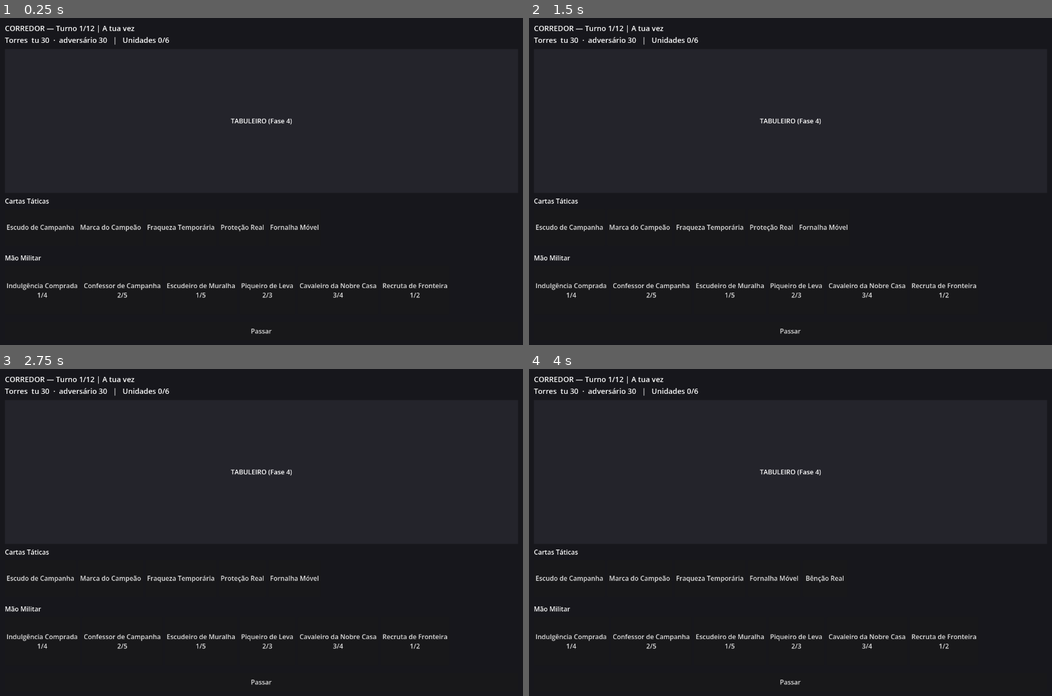
Above: before the commit, frames 1-4 (two rows, left to right).
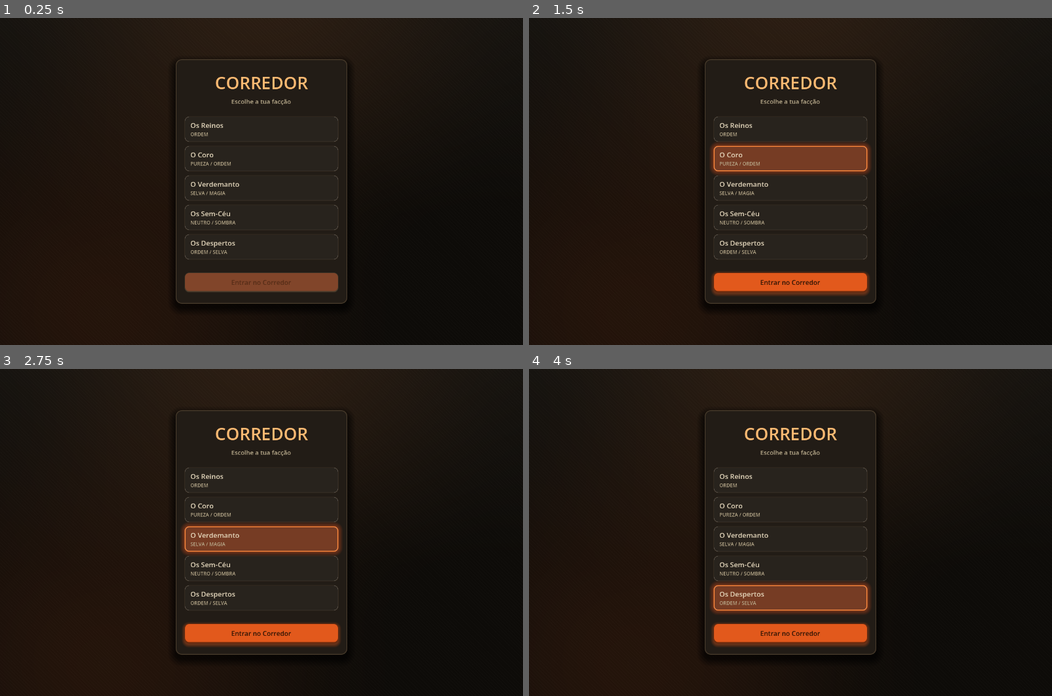
Above: after the commit, the same moments.

Repository: NEWTOWN-BORGES/CORREDOR-Godot
Game: Godot game, scene res://scenes/MainMenu.tscn
The game is run twice, just before and just after one commit, with the same random seed, the same clock (stepped at 60 frames per second) and the same inputs. Before the commit the project starts from res://scenes/Game.tscn.
Inputs (mouse positions are in pixels of both pictures, inside the frame that each line leads up to):
- Up to frame 1 (0.25 s): no input
- Up to frame 2 (1.5 s): click (790, 129) at 0.52 s; click (790, 158) at 1.27 s
- Up to frame 3 (2.75 s): click (261, 539) at 2.02 s
- Up to frame 4 (4 s): click (790, 568) at 2.77 s; click (790, 597) at 3.52 s

The runs differ from the first frame. In frame 1, 34% of the frame differs, in the area x 0-100%, y 2-97%; in frame 2, 38%; in frame 3, 38%; in frame 4, 38%.

Commit message:
Fase 3: menu e escolha de faccao
Palette.gd       cores copiadas das variaveis :root do style.css
background.gdshader  fundo do body (2 gradientes radiais + riscas + gradiente vertical)
UITheme.gd       .menu-card, .faction-option, .btn-ember e .btn-ghost
Session.gd       autoload que leva a escolha do menu para a cena de jogo
MenuController.gd  traducao de buildFactionMenu() e startGame()
MainMenu.tscn    passa a ser a cena inicial

UIController le agora a faccao da Session em vez de a ter fixa no codigo.

test_menu.gd + TestMenu.tscn: 22/22
Corre como cena, nao com --script: em --script os autoloads nao sao
instanciados e nem o MenuController compila.
  godot --headless --path . res://scenes/TestMenu.tscn

Co-Authored-By: Claude <noreply@anthropic.com>

Diff:
--- /dev/null
+++ b/assets/shaders/background.gdshader
@@ -0,0 +1,46 @@
+shader_type canvas_item;
+
+// Fundo do CORREDOR — tradução do `background` do body no style.css:
+//   radial-gradient(ellipse at 50% 0%,  rgba(255,122,41,0.08), transparent 55%)
+//   radial-gradient(ellipse at 20% 90%, rgba(226, 89,28,0.10), transparent 60%)
+//   repeating-linear-gradient(135deg, ...)  -> riscas diagonais ténues
+//   linear-gradient(180deg, stone-900, stone-950 60%)
+
+uniform vec3 stone_900 : source_color = vec3(0.086, 0.075, 0.059);
+uniform vec3 stone_950 : source_color = vec3(0.051, 0.043, 0.031);
+uniform vec3 glow_top : source_color = vec3(1.0, 0.478, 0.161);
+uniform vec3 glow_bottom : source_color = vec3(0.886, 0.349, 0.110);
+
+uniform float glow_top_alpha = 0.08;
+uniform float glow_bottom_alpha = 0.10;
+uniform float stripe_alpha = 0.015;
+
+// Proporção do ecrã, para as elipses não ficarem esticadas.
+uniform vec2 viewport_size = vec2(1280.0, 800.0);
+
+void fragment() {
+	vec2 uv = UV;
+
+	// linear-gradient(180deg, stone-900, stone-950 60%)
+	vec3 col = mix(stone_900, stone_950, clamp(uv.y / 0.6, 0.0, 1.0));
+
+	float aspect = viewport_size.x / max(viewport_size.y, 1.0);
+
+	// Elipse superior ao centro (50% 0%), a desvanecer até 55%
+	vec2 d_top = vec2((uv.x - 0.5) * aspect, uv.y - 0.0);
+	float f_top = 1.0 - smoothstep(0.0, 0.55 * aspect, length(d_top));
+	col += glow_top * (glow_top_alpha * f_top);
+
+	// Elipse inferior esquerda (20% 90%), a desvanecer até 60%
+	vec2 d_bot = vec2((uv.x - 0.2) * aspect, uv.y - 0.9);
+	float f_bot = 1.0 - smoothstep(0.0, 0.60 * aspect, length(d_bot));
+	col += glow_bottom * (glow_bottom_alpha * f_bot);
+
+	// Riscas diagonais a 135°, 2px opacas em cada 6px
+	vec2 px = uv * viewport_size;
+	float diag = (px.x - px.y) * 0.7071;
+	float stripe = step(mod(diag, 6.0), 2.0);
+	col += vec3(1.0) * (stripe_alpha * stripe);
+
+	COLOR = vec4(col, 1.0);
+}
--- a/project.godot
+++ b/project.godot
@@ -16,12 +16,13 @@
 
 config/name="CORREDOR - TCG"
 config/description="1v1 Tower Siege Card Game - Godot Version"
-run/main_scene="res://scenes/Game.tscn"
+run/main_scene="res://scenes/MainMenu.tscn"
 config/features=PackedStringArray("4.7", "Mobile")
 
 [autoload]
 
 Cards="*res://scripts/CardLoader.gd"
+Session="*res://scripts/Session.gd"
 
 [display]
 
--- /dev/null
+++ b/scenes/MainMenu.tscn
@@ -0,0 +1,73 @@
+[gd_scene load_steps=4 format=3 uid="uid://bq2menu4corredor"]
+
+[ext_resource type="Script" path="res://scripts/MenuController.gd" id="1_menu"]
+[ext_resource type="Shader" path="res://assets/shaders/background.gdshader" id="2_bg"]
+
+[sub_resource type="ShaderMaterial" id="ShaderMaterial_bg"]
+shader = ExtResource("2_bg")
+
+[node name="MainMenu" type="Control"]
+layout_mode = 3
+anchors_preset = 15
+anchor_right = 1.0
+anchor_bottom = 1.0
+grow_horizontal = 2
+grow_vertical = 2
+script = ExtResource("1_menu")
+
+[node name="Background" type="ColorRect" parent="."]
+material = SubResource("ShaderMaterial_bg")
+layout_mode = 1
+anchors_preset = 15
+anchor_right = 1.0
+anchor_bottom = 1.0
+grow_horizontal = 2
+grow_vertical = 2
+
+[node name="Center" type="CenterContainer" parent="."]
+layout_mode = 1
+anchors_preset = 15
+anchor_right = 1.0
+anchor_bottom = 1.0
+offset_left = 20.0
+offset_top = 20.0
+offset_right = -20.0
+offset_bottom = -20.0
+grow_horizontal = 2
+grow_vertical = 2
+
+[node name="MenuCard" type="PanelContainer" parent="Center"]
+custom_minimum_size = Vector2(420, 0)
+layout_mode = 2
+
+[node name="Layout" type="VBoxContainer" parent="Center/MenuCard"]
+layout_mode = 2
+theme_override_constants/separation = 6
+
+[node name="Title" type="Label" parent="Center/MenuCard/Layout"]
+layout_mode = 2
+text = "CORREDOR"
+horizontal_alignment = 1
+
+[node name="Subtitle" type="Label" parent="Center/MenuCard/Layout"]
+layout_mode = 2
+text = "Escolhe a tua facção"
+horizontal_alignment = 1
+
+[node name="Spacer" type="Control" parent="Center/MenuCard/Layout"]
+custom_minimum_size = Vector2(0, 14)
+layout_mode = 2
+
+[node name="FactionList" type="VBoxContainer" parent="Center/MenuCard/Layout"]
+layout_mode = 2
+theme_override_constants/separation = 10
+
+[node name="Spacer2" type="Control" parent="Center/MenuCard/Layout"]
+custom_minimum_size = Vector2(0, 20)
+layout_mode = 2
+
+[node name="StartButton" type="Button" parent="Center/MenuCard/Layout"]
+custom_minimum_size = Vector2(0, 48)
+layout_mode = 2
+disabled = true
+text = "Entrar no Corredor"
--- /dev/null
+++ b/scenes/TestMenu.tscn
@@ -0,0 +1,6 @@
+[gd_scene load_steps=2 format=3 uid="uid://c8testmenucorredor"]
+
+[ext_resource type="Script" path="res://scripts/test_menu.gd" id="1_test"]
+
+[node name="TestMenu" type="Node"]
+script = ExtResource("1_test")
--- /dev/null
+++ b/scripts/MenuController.gd
@@ -0,0 +1,154 @@
+extends Control
+
+# Menu inicial — tradução de buildFactionMenu() e startGame() do
+# js/ui-controller.js do web.
+#
+# Cada facção mostra o nome e os alinhamentos que tem, tal como no web
+# (`aligns.join(' / ')`). O adversário é sorteado entre as outras facções.
+
+const GAME_SCENE := "res://scenes/Game.tscn"
+
+var _chosen_slug: String = ""
+var _options: Array[Button] = []
+
+@onready var faction_list: VBoxContainer = $Center/MenuCard/Layout/FactionList
+@onready var start_button: Button = $Center/MenuCard/Layout/StartButton
+@onready var title_label: Label = $Center/MenuCard/Layout/Title
+@onready var subtitle_label: Label = $Center/MenuCard/Layout/Subtitle
+@onready var card_panel: PanelContainer = $Center/MenuCard
+@onready var background: ColorRect = $Background
+
+func _ready() -> void:
+	_style_static_bits()
+	if not Cards.load_all():
+		subtitle_label.text = "Erro: não foi possível carregar as cartas."
+		return
+	_build_faction_menu()
+
+	start_button.disabled = true
+	start_button.pressed.connect(_on_start_pressed)
+
+	get_viewport().size_changed.connect(_update_background_size)
+	_update_background_size()
+
+func _style_static_bits() -> void:
+	card_panel.add_theme_stylebox_override("panel", UITheme.menu_card())
+
+	# .brand-title — 2.6rem, espaçado, cor ember-300
+	title_label.add_theme_font_size_override("font_size", 42)
+	title_label.add_theme_color_override("font_color", Palette.EMBER_300)
+
+	# .brand-sub
+	subtitle_label.add_theme_font_size_override("font_size", 15)
+	subtitle_label.add_theme_color_override("font_color", Palette.PARCHMENT_DIM)
+
+	UITheme.apply_ember(start_button)
+	start_button.add_theme_font_size_override("font_size", 16)
+
+# O shader precisa de saber o tamanho do ecrã para as elipses não esticarem.
+func _update_background_size() -> void:
+	var mat := background.material as ShaderMaterial
+	if mat != null:
+		mat.set_shader_parameter("viewport_size", Vector2(get_viewport_rect().size))
+
+# ---------------------------------------------------------------- facções
+
+func _build_faction_menu() -> void:
+	for child in faction_list.get_children():
+		child.queue_free()
+	_options.clear()
+
+	var cartas := Cards.as_dictionary()
+	for slug in DeckManager.list_factions(cartas):
+		faction_list.add_child(_make_faction_option(cartas, str(slug)))
+
+func _make_faction_option(cartas: Dictionary, slug: String) -> Button:
+	var nome := DeckManager.faction_display_name(cartas, slug)
+	var alinhamentos := _alignments_of(cartas, slug)
+
+	# Um Button com dois Labels dentro, para ter estados de hover/foco de graça.
+	var btn := Button.new()
+	btn.name = "Faction_" + slug
+	btn.custom_minimum_size = Vector2(0, 62)
+	btn.focus_mode = Control.FOCUS_NONE
+	btn.set_meta("slug", slug)
+	btn.set_meta("selected", false)
+
+	var texto := VBoxContainer.new()
+	texto.mouse_filter = Control.MOUSE_FILTER_IGNORE
+	texto.set_anchors_and_offsets_preset(Control.PRESET_FULL_RECT)
+	texto.offset_left = 14
+	texto.offset_right = -14
+	texto.alignment = BoxContainer.ALIGNMENT_CENTER
+	texto.add_theme_constant_override("separation", 2)
+
+	var nome_label := Label.new()
+	nome_label.text = nome
+	nome_label.add_theme_font_size_override("font_size", 17)
+	nome_label.add_theme_color_override("font_color", Palette.PARCHMENT)
+	texto.add_child(nome_label)
+
+	var align_label := Label.new()
+	align_label.text = " / ".join(alinhamentos)
+	align_label.add_theme_font_size_override("font_size", 12)
+	align_label.add_theme_color_override("font_color", Palette.PARCHMENT_DIM)
+	texto.add_child(align_label)
+
+	btn.add_child(texto)
+
+	_paint_option(btn, false, false)
+	btn.pressed.connect(_on_faction_pressed.bind(btn))
+	btn.mouse_entered.connect(_on_faction_hover.bind(btn, true))
+	btn.mouse_exited.connect(_on_faction_hover.bind(btn, false))
+
+	_options.append(btn)
+	return btn
+
+func _alignments_of(cartas: Dictionary, slug: String) -> Array:
+	var seen := {}
+	var out := []
+	for c in cartas.get("unidades", []):
+		if str(c.get("faccao_slug", "")) != slug:
+			continue
+		var a := str(c.get("alinhamento", ""))
+		if a != "" and not seen.has(a):
+			seen[a] = true
+			out.append(a)
+	return out
+
+func _paint_option(btn: Button, selected: bool, hovered: bool) -> void:
+	var sb := UITheme.faction_option(selected, hovered)
+	for estado in ["normal", "hover", "pressed", "focus", "disabled"]:
+		btn.add_theme_stylebox_override(estado, sb)
+
+func _on_faction_hover(btn: Button, entered: bool) -> void:
+	if bool(btn.get_meta("selected")):
+		return
+	_paint_option(btn, false, entered)
+
+func _on_faction_pressed(btn: Button) -> void:
+	_chosen_slug = str(btn.get_meta("slug"))
+	for other in _options:
+		var is_chosen: bool = other == btn
+		other.set_meta("selected", is_chosen)
+		_paint_option(other, is_chosen, false)
+	start_button.disabled = false
+
+# ---------------------------------------------------------------- arranque
+
+# O adversário é sorteado entre as outras facções, como no web.
+# Separado do handler para poder ser testado sem trocar de cena.
+func pick_ai_faction(player_slug: String) -> String:
+	var outras := []
+	for slug in DeckManager.list_factions(Cards.as_dictionary()):
+		if str(slug) != player_slug:
+			outras.append(str(slug))
+	if outras.is_empty():
+		return player_slug
+	return str(outras[randi() % outras.size()])
+
+func _on_start_pressed() -> void:
+	if _chosen_slug == "":
+		return
+	Session.set_match(_chosen_slug, pick_ai_faction(_chosen_slug))
+	get_tree().change_scene_to_file(GAME_SCENE)
--- /dev/null
+++ b/scripts/Palette.gd
@@ -0,0 +1,34 @@
+extends RefCounted
+class_name Palette
+
+# Paleta do CORREDOR — cópia directa das variáveis :root do style.css do web,
+# para as duas versões terem exactamente as mesmas cores.
+
+const STONE_950 := Color("0d0b08")
+const STONE_900 := Color("16130f")
+const STONE_800 := Color("221c16")
+const STONE_700 := Color("33291f")
+const STONE_600 := Color("493c2c")
+const STONE_500 := Color("64513a")
+const STONE_400 := Color("8a7256")
+
+const PARCHMENT := Color("e9dcc0")
+const PARCHMENT_DIM := Color("b9ab8c")
+
+const EMBER_600 := Color("b23a12")
+const EMBER_500 := Color("e2591c")
+const EMBER_400 := Color("ff8a3d")
+const EMBER_300 := Color("ffbb73")
+const EMBER_GLOW := Color("ff5a1f")
+
+const BLOOD_500 := Color("7a1f16")
+const STEEL_400 := Color("8fa0a8")
+
+const SHADOW_DEEP := Color(0, 0, 0, 0.65)
+
+# Texto escuro sobre os botões cor de brasa (CSS: color #2a1204)
+const ON_EMBER := Color("2a1204")
+
+# Contorno inferior dos botões de brasa (CSS: #5c2409 / #6b2a0d)
+const EMBER_EDGE := Color("6b2a0d")
+const EMBER_SHADOW := Color("5c2409")
--- /dev/null
+++ b/scripts/Session.gd
@@ -0,0 +1,19 @@
+extends Node
+# Autoload: Session
+#
+# Guarda o que foi escolhido no menu para a cena de jogo ler a seguir.
+# As cenas em Godot não recebem argumentos, daí este intermediário.
+
+var player_faction: String = ""
+var ai_faction: String = ""
+
+func set_match(player_slug: String, ai_slug: String) -> void:
+	player_faction = player_slug
+	ai_faction = ai_slug
+
+func has_match() -> bool:
+	return player_faction != "" and ai_faction != ""
+
+func clear() -> void:
+	player_faction = ""
+	ai_faction = ""
--- a/scripts/UIController.gd
+++ b/scripts/UIController.gd
@@ -4,8 +4,9 @@
 # por MenuController + BoardRenderer + HandRenderer). Serve para validar que
 # o motor arranca, distribui mão e aceita jogadas.
 
-const PLAYER_FACTION := "reinos"
-const AI_FACTION := "coro"
+# Usadas só se a cena for aberta directamente, sem passar pelo menu.
+const FALLBACK_PLAYER_FACTION := "reinos"
+const FALLBACK_AI_FACTION := "coro"
 
 var engine: Game = null
 var cartas: Dictionary = {}
@@ -39,8 +40,15 @@
 	return true
 
 func _start_game() -> void:
-	var player_deck := DeckManager.build_faction_deck(cartas, PLAYER_FACTION)
-	var ai_deck := DeckManager.build_faction_deck(cartas, AI_FACTION)
+	var player_slug := FALLBACK_PLAYER_FACTION
+	var ai_slug := FALLBACK_AI_FACTION
+	if Session.has_match():
+		player_slug = Session.player_faction
+		ai_slug = Session.ai_faction
+
+	print("Partida: %s contra %s" % [player_slug, ai_slug])
+	var player_deck := DeckManager.build_faction_deck(cartas, player_slug)
+	var ai_deck := DeckManager.build_faction_deck(cartas, ai_slug)
 	engine.init_game(player_deck, ai_deck, _on_engine_log)
 
 func _on_engine_log(msg: String) -> void:
--- /dev/null
+++ b/scripts/UITheme.gd
@@ -0,0 +1,116 @@
+extends RefCounted
+class_name UITheme
+
+# Estilos partilhados, traduzidos das classes do style.css do web.
+# Usados pelo menu (Fase 3) e reaproveitados pelo tabuleiro e mão adiante.
+
+# --------------------------------------------------------------- .menu-card
+# background: linear-gradient(180deg, stone-800, stone-900)
+# border: 2px solid stone-600; border-radius: 14px
+# box-shadow: 0 0 0 6px stone-950, 0 20px 60px shadow-deep
+static func menu_card() -> StyleBoxFlat:
+	var sb := StyleBoxFlat.new()
+	sb.bg_color = Palette.STONE_800
+	sb.border_color = Palette.STONE_600
+	sb.set_border_width_all(2)
+	sb.set_corner_radius_all(14)
+	sb.set_content_margin_all(22)
+	sb.content_margin_top = 28
+	sb.content_margin_bottom = 28
+	sb.shadow_color = Palette.SHADOW_DEEP
+	sb.shadow_size = 20
+	sb.shadow_offset = Vector2(0, 10)
+	return sb
+
+# ----------------------------------------------------------- .faction-option
+# border: 1px solid stone-600; border-radius: 10px
+static func faction_option(selected: bool, hovered: bool) -> StyleBoxFlat:
+	var sb := StyleBoxFlat.new()
+	sb.bg_color = Color(1, 1, 1, 0.03) if not selected else Color(1, 1, 1, 0.05)
+	sb.set_border_width_all(1)
+	sb.set_corner_radius_all(10)
+	sb.content_margin_left = 14
+	sb.content_margin_right = 14
+	sb.content_margin_top = 12
+	sb.content_margin_bottom = 12
+
+	if selected:
+		# .selected — contorno cor de brasa e halo
+		sb.border_color = Palette.EMBER_400
+		sb.set_border_width_all(2)
+		sb.shadow_color = Color(Palette.EMBER_GLOW, 0.35)
+		sb.shadow_size = 12
+	elif hovered:
+		# :hover — só muda a cor do contorno
+		sb.border_color = Palette.EMBER_500
+	else:
+		sb.border_color = Palette.STONE_600
+	return sb
+
+# ---------------------------------------------------------------- .btn-ember
+# background: linear-gradient(180deg, ember-300, ember-500 60%, ember-600)
+# O StyleBoxFlat não faz gradientes, por isso usamos o tom do meio (ember-500)
+# e sugerimos o relevo com a borda inferior mais escura.
+static func ember_button(state: String) -> StyleBoxFlat:
+	var sb := StyleBoxFlat.new()
+	sb.set_corner_radius_all(10)
+	sb.content_margin_left = 20
+	sb.content_margin_right = 20
+	sb.content_margin_top = 12
+	sb.content_margin_bottom = 12
+	sb.border_color = Palette.EMBER_EDGE
+	sb.set_border_width_all(1)
+	sb.border_width_bottom = 3
+
+	match state:
+		"hover":
+			sb.bg_color = Palette.EMBER_400
+			sb.shadow_color = Color(Palette.EMBER_500, 0.45)
+			sb.shadow_size = 10
+		"pressed":
+			# :active — afunda, sombra mais curta
+			sb.bg_color = Palette.EMBER_600
+			sb.border_width_bottom = 1
+			sb.content_margin_top = 14
+			sb.content_margin_bottom = 10
+		"disabled":
+			# :disabled — filter: grayscale(.6) brightness(.6)
+			sb.bg_color = Palette.EMBER_500.lerp(Color(0.25, 0.22, 0.20), 0.6)
+			sb.border_color = Palette.STONE_600
+		_:
+			sb.bg_color = Palette.EMBER_500
+			sb.shadow_color = Color(Palette.EMBER_500, 0.35)
+			sb.shadow_size = 8
+			sb.shadow_offset = Vector2(0, 3)
+	return sb
+
+# --------------------------------------------------- .btn-ember.btn-ghost
+static func ghost_button(state: String) -> StyleBoxFlat:
+	var sb := ember_button(state)
+	sb.border_color = Palette.STONE_500
+	match state:
+		"hover":
+			sb.bg_color = Palette.STONE_500
+		"pressed":
+			sb.bg_color = Palette.STONE_700
+		"disabled":
+			sb.bg_color = Palette.STONE_700.lerp(Color(0.2, 0.18, 0.16), 0.6)
+		_:
+			sb.bg_color = Palette.STONE_600
+	sb.shadow_size = 0
+	return sb
+
+# Aplica o visual de brasa a um Button já existente.
+static func apply_ember(button: Button, ghost: bool = false) -> void:
+	var maker := Callable(UITheme, "ghost_button") if ghost else Callable(UITheme, "ember_button")
+	button.add_theme_stylebox_override("normal", maker.call("normal"))
+	button.add_theme_stylebox_override("hover", maker.call("hover"))
+	button.add_theme_stylebox_override("pressed", maker.call("pressed"))
+	button.add_theme_stylebox_override("disabled", maker.call("disabled"))
+	button.add_theme_stylebox_override("focus", StyleBoxEmpty.new())
+
+	var texto := Palette.PARCHMENT if ghost else Palette.ON_EMBER
+	button.add_theme_color_override("font_color", texto)
+	button.add_theme_color_override("font_hover_color", texto)
+	button.add_theme_color_override("font_pressed_color", texto)
+	button.add_theme_color_override("font_disabled_color", Color(texto, 0.5))
--- /dev/null
+++ b/scripts/test_menu.gd
@@ -0,0 +1,165 @@
+extends Node
+
+# Testes do menu (Fase 3).
+#
+#   godot --headless --path . res://scenes/TestMenu.tscn
+#
+# Corre como cena, não com --script: o MenuController depende dos autoloads
+# Cards e Session, e esses só são instanciados quando o Godot arranca uma
+# cena a sério.
+#
+# Instancia a cena real do menu e verifica que a lista de facções é
+# construída a partir de cartas.json, que a escolha marca só uma opção e
+# liberta o botão, e que o arranque guarda uma partida válida na Session.
+
+var _passed := 0
+var _failed := 0
+var menu: Control = null
+
+func _ready() -> void:
+	# Adiado um frame: um dos testes chama _on_start_pressed(), que troca de
+	# cena, e isso não pode acontecer enquanto a árvore ainda está a montar-se.
+	_run_tests.call_deferred()
+
+func _run_tests() -> void:
+	print("\n=== CORREDOR — testes do menu ===\n")
+
+	# O último teste troca de cena, o que arranca este nó da árvore — a partir
+	# daí get_tree() devolve nulo. Guardamos a referência antes.
+	var tree := get_tree()
+
+	menu = load("res://scenes/MainMenu.tscn").instantiate()
+	add_child(menu)
+
+	test_faction_list_built()
+	test_selection_marks_one()
+	test_start_requires_choice()
+	test_start_picks_different_ai()
+
+	print("\n--- %d passaram, %d falharam ---\n" % [_passed, _failed])
+	tree.quit(1 if _failed > 0 else 0)
+
+# ---------------------------------------------------------------- utilitários
+
+func check(condition: bool, label: String) -> void:
+	if condition:
+		_passed += 1
+		print("  ok   %s" % label)
+	else:
+		_failed += 1
+		print("  FALHA %s" % label)
+
+func check_eq(actual, expected, label: String) -> void:
+	if actual == expected:
+		_passed += 1
+		print("  ok   %s" % label)
+	else:
+		_failed += 1
+		print("  FALHA %s  (esperado %s, obtido %s)" % [label, str(expected), str(actual)])
+
+func faction_buttons() -> Array:
+	var list: Node = menu.get_node("Center/MenuCard/Layout/FactionList")
+	var out := []
+	for child in list.get_children():
+		if child is Button:
+			out.append(child)
+	return out
+
+func start_button() -> Button:
+	return menu.get_node("Center/MenuCard/Layout/StartButton") as Button
+
+func _labels_of(btn: Button) -> Array:
+	var out := []
+	for child in btn.get_children():
+		if child is VBoxContainer:
+			for label in child.get_children():
+				if label is Label:
+					out.append((label as Label).text)
+	return out
+
+# ---------------------------------------------------------------- testes
+
+func test_faction_list_built() -> void:
+	print("Lista de facções")
+	var botoes := faction_buttons()
+	check_eq(botoes.size(), 5, "5 facções listadas")
+	if botoes.is_empty():
+		return
+
+	var slugs := []
+	for b in botoes:
+		slugs.append(str(b.get_meta("slug")))
+	for esperado in ["reinos", "coro", "verdemanto", "semceu", "despertos"]:
+		check(slugs.has(esperado), "inclui %s" % esperado)
+
+	# Cada opção mostra nome e alinhamentos, como no web
+	var labels := _labels_of(botoes[0])
+	check_eq(labels.size(), 2, "cada opção tem nome e alinhamentos")
+	if labels.size() == 2:
+		check(str(labels[0]) != "", "nome preenchido: %s" % labels[0])
+		check(str(labels[1]) != "", "alinhamentos preenchidos: %s" % labels[1])
+
+func test_selection_marks_one() -> void:
+	print("Escolher facção")
+	var botoes := faction_buttons()
+	if botoes.size() < 4:
+		check(false, "facções suficientes para testar")
+		return
+
+	check(start_button().disabled, "botão de arranque começa bloqueado")
+
+	botoes[1].pressed.emit()
+	var marcados := 0
+	for b in botoes:
+		if bool(b.get_meta("selected")):
+			marcados += 1
+	check_eq(marcados, 1, "só uma opção marcada")
+	check(bool(botoes[1].get_meta("selected")), "a marcada é a que foi carregada")
+	check(not start_button().disabled, "botão de arranque libertado")
+
+	# Escolher outra tem de desmarcar a anterior
+	botoes[3].pressed.emit()
+	check(not bool(botoes[1].get_meta("selected")), "a anterior desmarcou")
+	check(bool(botoes[3].get_meta("selected")), "a nova ficou marcada")
+
+func test_start_requires_choice() -> void:
+	print("Arranque sem escolha")
+	Session.clear()
+	var fresh: Control = load("res://scenes/MainMenu.tscn").instantiate()
+	add_child(fresh)
+
+	var btn: Button = fresh.get_node("Center/MenuCard/Layout/StartButton")
+	check(btn.disabled, "sem escolha, não deixa arrancar")
+	btn.pressed.emit()
+	check(not Session.has_match(), "nada foi guardado na Session")
+
+	fresh.queue_free()
+
+func test_start_picks_different_ai() -> void:
+	print("Arranque guarda a partida")
+	var botoes := faction_buttons()
+	if botoes.is_empty():
+		return
+
+	var esperado := str(botoes[0].get_meta("slug"))
+
+	# O sorteio do adversário testa-se à parte da troca de cena
+	var vistos := {}
+	var sempre_diferente := true
+	for i in range(40):
+		var ai: String = menu.pick_ai_faction(esperado)
+		if ai == esperado:
+			sempre_diferente = false
+			break
+		vistos[ai] = true
+
+	check(sempre_diferente, "40 sorteios: adversário nunca é a facção do jogador")
+	check(vistos.size() > 1, "adversário é mesmo sorteado (%d facções diferentes)" % vistos.size())
+
+	# E o arranque a sério guarda tudo na Session
+	Session.clear()
+	botoes[0].pressed.emit()
+	menu._on_start_pressed()
+	check(Session.has_match(), "Session ficou preenchida")
+	check_eq(Session.player_faction, esperado, "facção do jogador guardada")
+	check(Session.ai_faction != Session.player_faction, "adversário diferente do jogador")
Not shown, added: assets/shaders/background.gdshader.uid
Not shown, added: scripts/CardLoader.gd.uid
Not shown, added: scripts/MenuController.gd.uid
Not shown, added: scripts/Palette.gd.uid
Not shown, added: scripts/Session.gd.uid
Not shown, added: scripts/UITheme.gd.uid
Not shown, added: scripts/test_assets.gd.uid
Not shown, added: scripts/test_menu.gd.uid
Not shown, added: scripts/test_simulation.gd.uid
